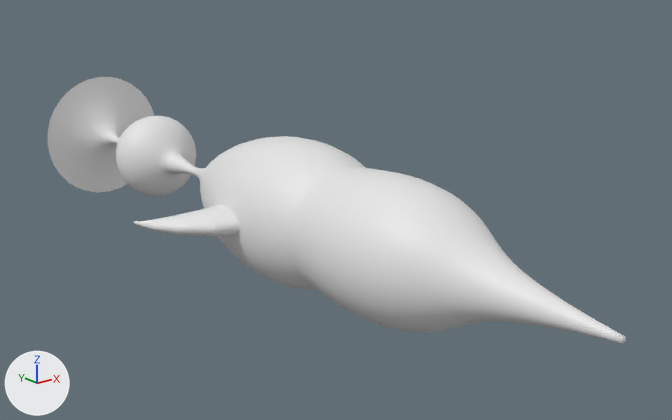
Two versions of the glTF model frontend/public/fish575.glb, one commit apart.
Both versions are drawn from a camera (50 mm lens) standing at (-10.95, -20.02, 5.82) and looking at (0.9, -5.21, -0.11). Arrows for +X, +Y and +Z are at lower left; the lights stay in place. The older version comes first. Vertices at exactly the same position are counted once.

Script lines for the objects in view, before the commit:
```python
me_headmesh5_104 = bpy.data.meshes.new('HeadMesh5.104')
me_headmesh5_104.from_pydata(...)  # 6400 vertices, 12788 faces; spans x -3.0..3.0, y -13.0..4.1, z -1.6..1.6
# faces by material slot: [3870, 5880, 3038]
me_headmesh5_104.materials.append(mat_headmaterial_599)  # white #e7e7e7
me_headmesh5_104.materials.append(mat_bodymaterial_599)  # white #e7e7e7
me_headmesh5_104.materials.append(mat_tailmaterial_599)  # white #e7e7e7
ob_fish = bpy.data.objects.new('Fish', me_headmesh5_104)
ob_fish.location = (0.0, 0.0, 0.0)
```
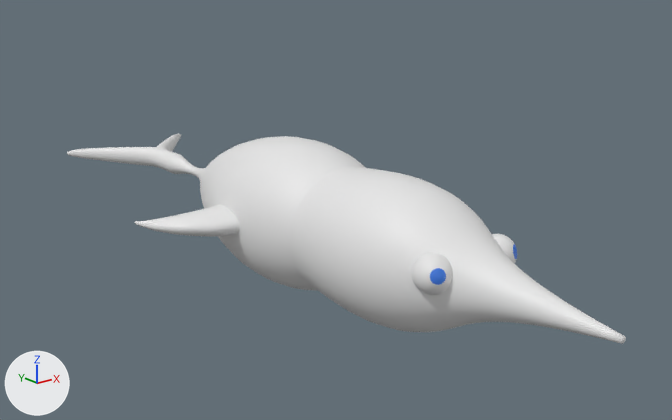
The change, as a diff of the scene's bpy script:
```diff
--- a/frontend/public/fish575.glb.py
+++ b/frontend/public/fish575.glb.py
@@ mat_material_749 @@
+mat_material_749 = principled_material('Material.749')
+mat_material_749.base_color = (0.0465, 0.203, 0.8)  # blue #3d7ce7
@@ mat_tailmaterial_374 @@
+mat_tailmaterial_374 = principled_material('TailMaterial.374')
+mat_tailmaterial_374.base_color = (0.8, 0.8, 0.8)  # white #e7e7e7
@@ me_headmesh5_104 @@
 # used by ob_fish; location = (0.0, 0.0, 0.0)
-me_headmesh5_104.from_pydata(...)  # 6400 vertices, 12788 faces; spans x -3.0..3.0, y -13.0..4.1, z -1.6..1.6
+me_headmesh5_104.from_pydata(...)  # 8611 vertices, 17052 faces; spans x -3.0..3.0, y -13.0..2.7, z -1.5..1.5
+# me_headmesh5_104 part 1: a new loose piece of 482 vertices spanning x 0.4..1.1, y -10.2..-9.5, z -0.1..0.6
+# me_headmesh5_104 part 2: a new loose piece of 482 vertices spanning x -1.1..-0.4, y -10.2..-9.5, z -0.1..0.6
+# me_headmesh5_104 part 3: 6 vertices moved from x -0.2..0.2, y 0.1..0.2, z -0.4..0.4 to x -0.2..0.2, y 0.1..0.4, z -0.2..0.2; 1500 vertices removed from x -1.6..1.6, y 0.2..4.1, z -1.6..1.6; 762 vertices added at x -1.7..1.7, y 0.4..2.7, z -0.2..0.2
+# other edits to the shape of me_headmesh5_104 do not show in these pictures
 me_headmesh5_104.materials.append(mat_headmaterial_599)
@@ me_headmesh5_104 @@
 me_headmesh5_104.materials.append(mat_tailmaterial_599)
+me_headmesh5_104.materials.append(mat_material_749)  # blue #3d7ce7
+me_headmesh5_104.materials.append(mat_tailmaterial_374)  # white #e7e7e7
```

Changed parts and their boxes (x1, y1, x2, y2) in the pictures (672 x 420 px; the box of a moved part takes in the faces that stretch with it):
'Fish', reshaped (21% shorter)
    before: (48, 77, 626, 344)
    after: (67, 134, 626, 344)
part 1 of me_headmesh5_104, added
    after: (492, 234, 517, 264)
part 2 of me_headmesh5_104, added
    after: (412, 253, 452, 295)
part 3 of me_headmesh5_104, moved or reshaped
    before: (48, 77, 196, 197)
    after: (67, 134, 181, 171)
